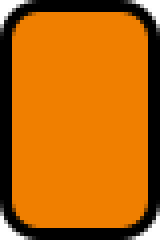
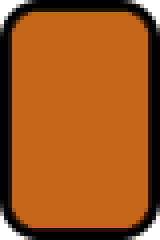
Layers edited between the first and the second 160 × 240 image:
renamed "Prostokąt zaokrąglony 1" to "bg", painted on it, unmasked it over [left=8, top=8, right=152, bottom=232]
